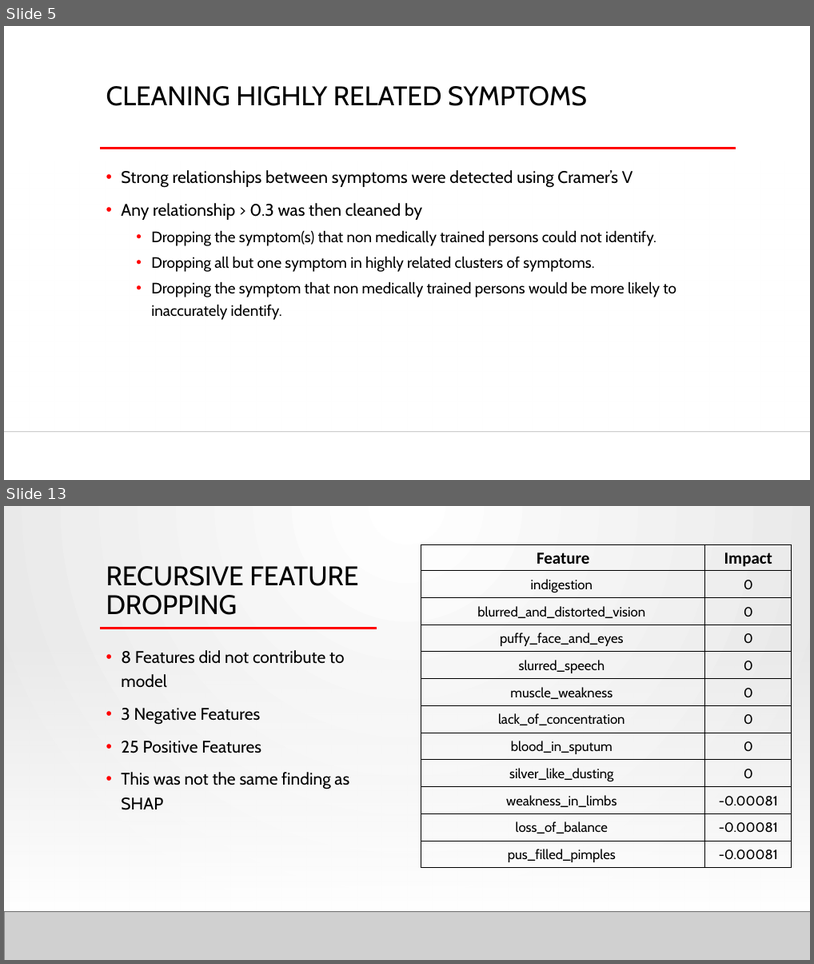
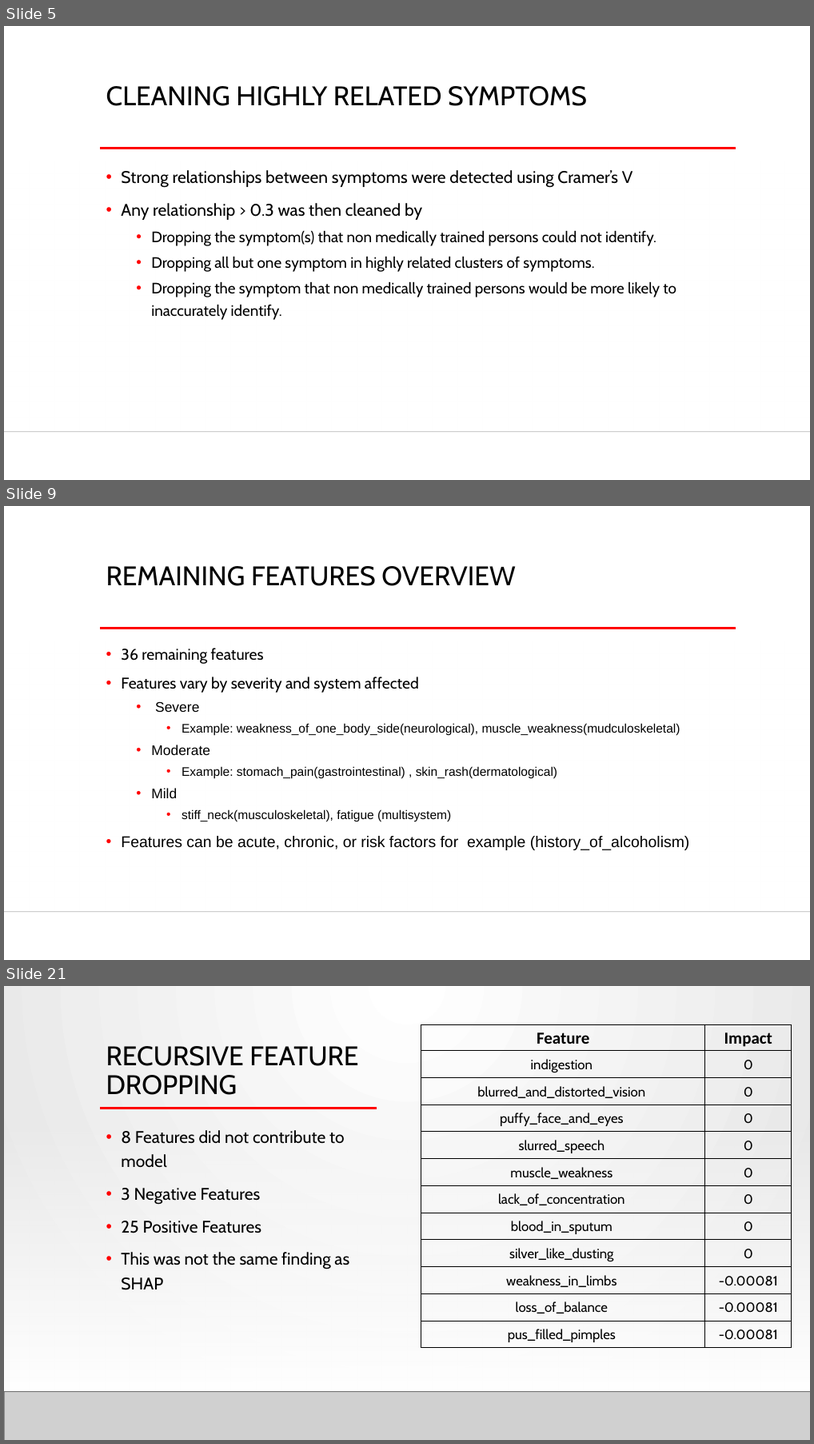
Before and after one commit to PaulButler8/springboard, a slide deck: Capstone 2/Capstone 2 Presentation.pptx. Shown one above the other, each under a label of ours: slides 5 and 13 before the commit, slides 5, 9 and 21 after it; the slides between them are not shown. The pictures are 814x964 and 814x1444 pixels, drawn with LibreOffice and Linux fonts; fonts in the diff are those of the drawing; grey boxes stand for pictures; background and template pictures are left out. Boxes give left, top, right and bottom in pixels: in the first picture for what was removed or moved away, otherwise in the second. Text is boxed around its words. In the diff, an @@ line names an element or a change of style, - is before the commit and + after.

```diff
--- a/Capstone 2/Capstone 2 Presentation.pptx
+++ b/Capstone 2/Capstone 2 Presentation.pptx
@@ slide 9 added at [4, 506, 810, 960], background #FFFFFF; not listed: 3 template elements that a slide beside it also shows @@
@@ title added at [106, 566, 515, 586], 32 pt, text #000000 @@
+REMAINING FEATURES OVERVIEW
@@ text added at [121, 648, 690, 850], 14.8 pt, text #000000 @@
+• 36 remaining features
+• Features vary by severity and system affected
+  • Severe
+    • Example: weakness_of_one_body_side(neurological), muscle_weakness(mudculoskeletal)
+  • Moderate
+    • Example: stomach_pain(gastrointestinal) , skin_rash(dermatological)
+  • Mild
+    • stiff_neck(musculoskeletal), fatigue (multisystem)
+• Features can be acute, chronic, or risk factors for example (history_of_alcoholism)
@@ what was slide 13 is now slide 21 @@
```
Also in this commit, not shown: 10 slides changed, 7 other slides added, 1 other file.
